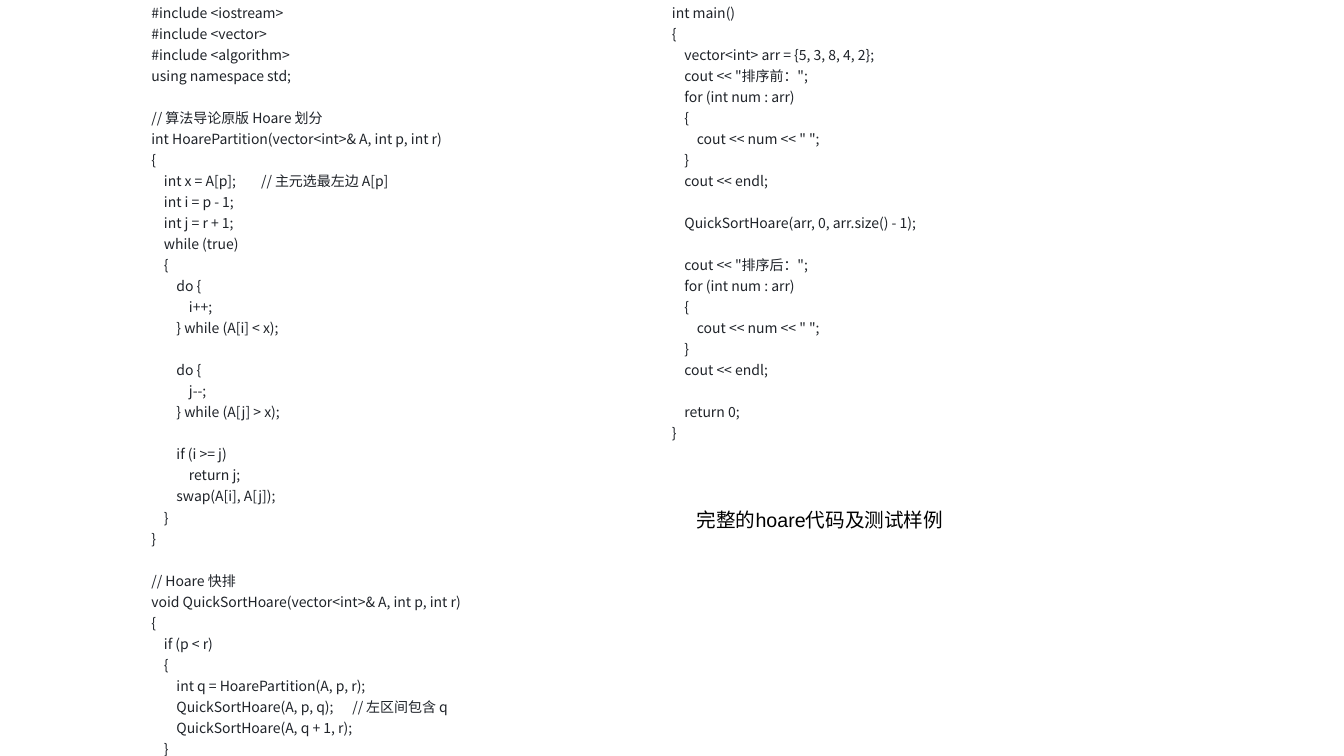
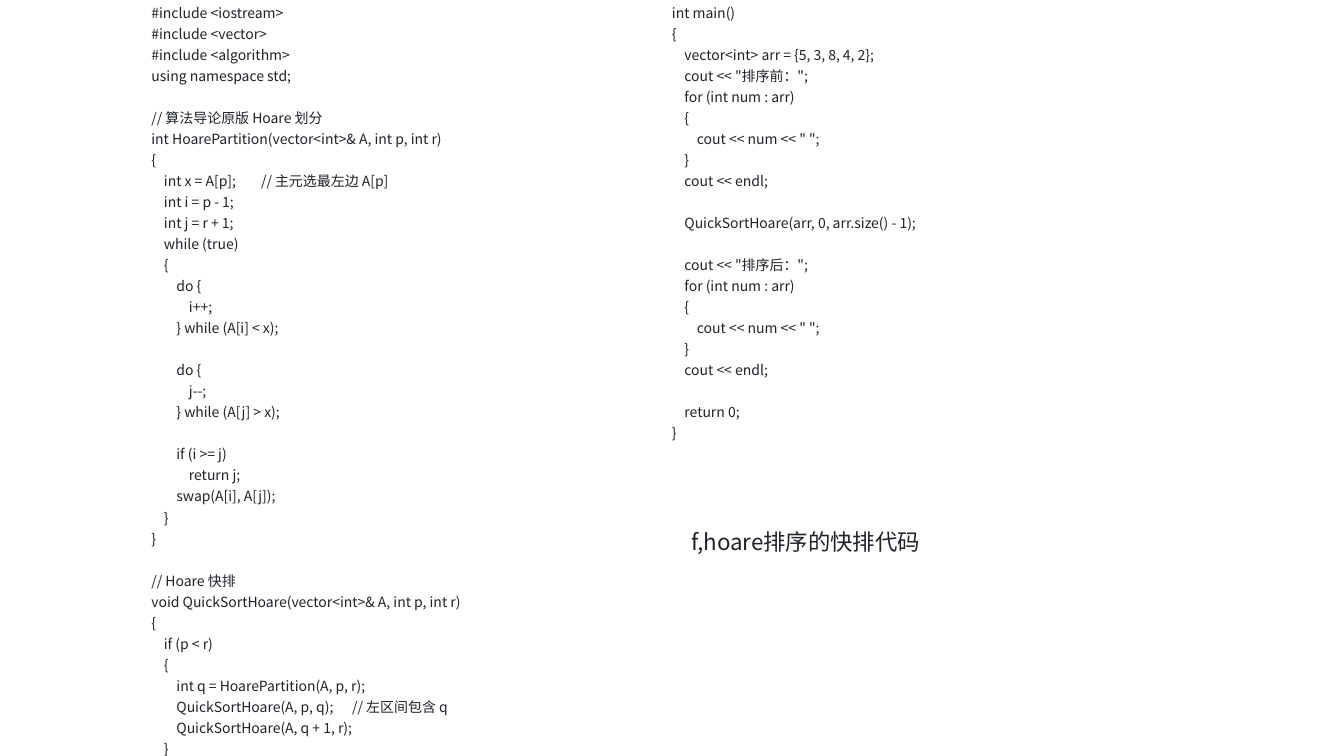
Before and after one commit to 1s2j3h/AlgorithmDesign, a slide deck: slide 14 of 2026-Fall/第五周算法分析报告/算法分析报告-董轩启-202508100614-1013.pptx (slide 12 before the commit). Drawn at 1344x756 pixels with LibreOffice and Linux fonts; fonts in the diff are those of the drawing. Boxes give left, top, right and bottom in pixels: in the first picture for what was removed or moved away, otherwise in the second. Text is boxed around its words. In the diff, an @@ line names an element or a change of style, - is before the commit and + after.

```diff
--- a/2026-Fall/第五周算法分析报告/算法分析报告-董轩启-202508100614-1013.pptx
+++ b/2026-Fall/第五周算法分析报告/算法分析报告-董轩启-202508100614-1013.pptx
@@ text added at [691,531,920,554], 16 pt, text #1F2329 @@
+f,hoare排序的快排代码
@@ text removed at [697,510,944,529] @@
-完整的hoare代码及测试样例
```
Also in this commit, not shown: 2 other slides changed, 2 slides added.
